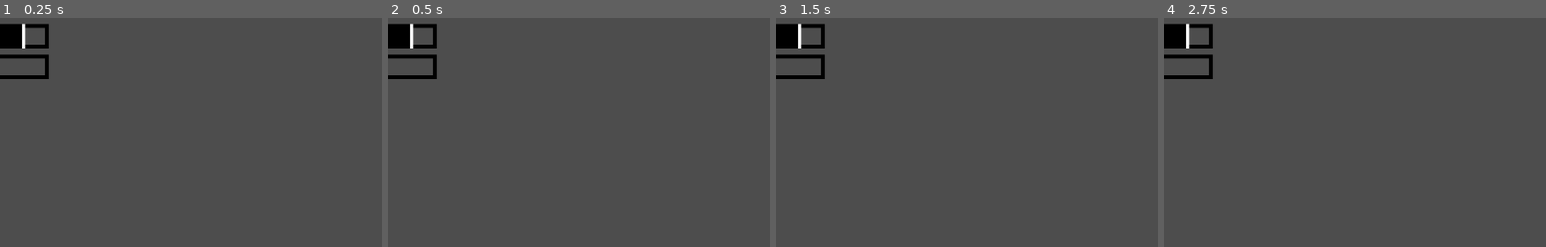
Above: before the commit, frames 1-4 (left to right).
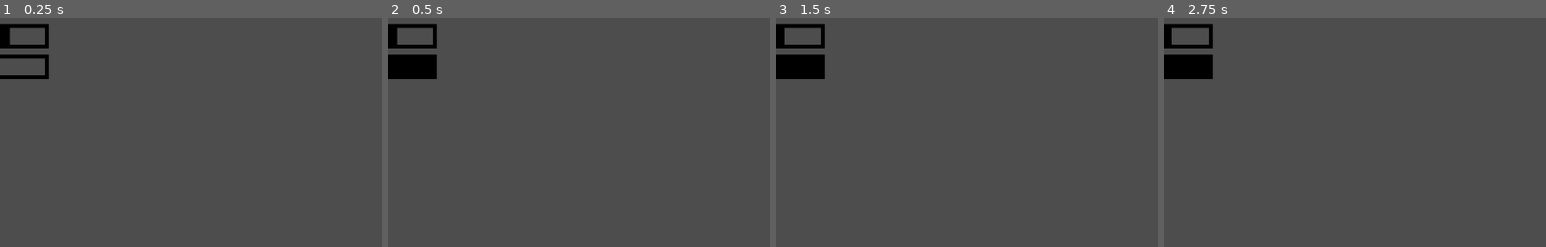
Above: after the commit, the same moments.

Repository: MelPeslier/Florist-King-Protected
Game: Godot game, scene res://flowers/sunflower/sunflower.tscn
Two runs of this game, one before a commit and one after it. Both use one fixed random seed, a clock stepped at 60 frames per second and the inputs below. This scene is started directly instead of the project's main scene.
Inputs (mouse positions are % of the whole screen's width and height, from its top left):
- Up to frame 1 (0.25 s): no input
- Up to frame 2 (0.5 s): no input
- Up to frame 3 (1.5 s): move the mouse to (72, 45) at 0.52 s; tap Enter at 1.25 s; move the mouse to (30, 55) at 1.27 s
- Up to frame 4 (2.75 s): tap Space at 2 s; move the mouse to (60, 28) at 2.02 s
The pictures show only the part of the screen within x 0-50%, y 0-50%; the shares and areas given below are measured in that part.

The runs differ from the first frame. In frame 1, 0.4% of the frame differs, in the area x 2-7%, y 2-14%; in frame 2, 1.3%; in frame 3, 1.3%; in frame 4, 1.3%, in the area x 0-12%, y 2-25%.

Commit message:
venus flytrap, arsonist, sunflower, keith mostly done, + death system started, + looking around the table OK (NOT TESTED)

Diff:
--- /dev/null
+++ b/autoloads/events.gd
@@ -0,0 +1 @@
+extends Node
--- a/commons/gauge/happiness_gauge.gd
+++ b/commons/gauge/happiness_gauge.gd
@@ -13,3 +13,8 @@
 
 func _process(delta):
 	tex.value = flower.happiness
+
+func update_gauge() -> void:
+	tex.min_value = flower.min_happiness
+	tex.max_value = flower.max_happiness
+	tex.value = flower.happiness
--- /dev/null
+++ b/flowers/arsonist/arsonist.gd
@@ -0,0 +1,67 @@
+extends SharedWaterSystem
+
+signal burn_shop
+
+var fire_start_threshold :float = 30
+var fire_burn_nearby_flower_threshold :float = 10
+var fire_coef :float = 1
+
+var normal_plus :float = 3
+var burn_self_plus :float = 2.25
+var burn_flowers_plus :float = 1.5
+
+func _ready() -> void:
+	# Water
+	water = 40
+	min_perfect_water = 65
+	max_perfect_water = 90
+	water_decrease_speed = 5
+	water_increase_speed = normal_plus
+
+	# Flower
+	sprite = $Sprite2D
+	happiness = 1.5
+	min_happiness = 0.5
+	max_happiness = 1.5
+	happiness_decrease_speed = 5
+	happiness_increase_speed = 7
+	sell_price = 95
+
+	if get_parent():
+		var neighbors = get_parent().get_parent().check(get_parent().name)
+
+		for neighbour in neighbors:
+			if neighbour == "Arsonist":
+				fire_coef += 1
+
+func not_drinking(delta) -> void:
+	super(delta)
+	if water > fire_start_threshold:
+		burning("false")
+	else:
+		burning("self")
+
+		if water < fire_burn_nearby_flower_threshold:
+			burning("flowers")
+
+			if water <= min_water:
+				burning("shop")
+
+func water_update(delta) -> void:
+	water = max(water - water_decrease_speed * fire_coef * delta, min_water)
+
+func burning(val :String) -> void:
+	match val:
+		"false":
+			water_increase_speed = normal_plus / fire_coef
+
+		"self":
+			water_increase_speed = burn_self_plus  / fire_coef
+
+		"flowers":
+			water_increase_speed = burn_flowers_plus / fire_coef
+			if get_parent():
+				get_parent().get_parent().burn_around(get_parent().name)
+
+		"shop":
+			emit_signal("burn_shop")
--- /dev/null
+++ b/flowers/arsonist/arsonist.tscn
@@ -0,0 +1,18 @@
+[gd_scene load_steps=5 format=3 uid="uid://cukdwc12d48so"]
+
+[ext_resource type="Script" path="res://flowers/arsonist/arsonist.gd" id="1_kgwtp"]
+[ext_resource type="Texture2D" uid="uid://7feue2huqhy6" path="res://flowers/arsonist/sprite/arsonist_tmp.png" id="2_gwpet"]
+[ext_resource type="PackedScene" uid="uid://br80202nxcfcv" path="res://commons/gauge/water_gauge.tscn" id="3_rxim0"]
+[ext_resource type="PackedScene" uid="uid://7tikciratgn8" path="res://commons/gauge/happiness_gauge.tscn" id="4_ykg5g"]
+
+[node name="Arsonist" type="Node2D"]
+script = ExtResource("1_kgwtp")
+
+[node name="Sprite2D" type="Sprite2D" parent="."]
+position = Vector2(8, -104)
+texture = ExtResource("2_gwpet")
+
+[node name="WaterGauge" parent="." instance=ExtResource("3_rxim0")]
+
+[node name="HappinessGauge" parent="." instance=ExtResource("4_ykg5g")]
+position = Vector2(0, 40)
--- a/flowers/flower.gd
+++ b/flowers/flower.gd
@@ -2,20 +2,34 @@
 extends Node2D
 
 #Sprite
-@export var sprite: Sprite2D
+var sprite: Sprite2D
 
 # Happiness
-@export var happiness :float = 1.0
-@export var min_happiness :float = 0.5
-@export var max_happiness :float = 1.5
-
+var happiness :float = 1.0
+var min_happiness :float = 0.5
+var max_happiness :float = 1.5
+var happiness_decrease_speed :float = 1.0
+var happiness_increase_speed :float = 2.0
 
 # Price
 var sell_price :float
 
-func _sell_flower() -> float:
+func sell_flower() -> float:
 	return sell_price * happiness
 
-func _die_flower() -> void:
-	var tween = get_tree().create_tween()
-	tween.tween_property(sprite, "modulate:a", 0.0, 1.0)
+func die_flower(how :String) -> void:
+	match how:
+		"burn":
+			var tween = get_tree().create_tween()
+
+		"water":
+			var tween = get_tree().create_tween()
+			tween.tween_property(sprite, "modulate:a", 0.0, 1.0)
+
+		"eat":
+			var tween = get_tree().create_tween()
+
+func act_around(potName: String, action: String) -> void:
+	for pot in get_children():
+		if pot.name != potName and pot.get_child_count() == 1:
+			pot.get_child(0).die_flower(action)
--- a/flowers/keith/keith.gd
+++ b/flowers/keith/keith.gd
@@ -1,11 +1,54 @@
 extends SharedWaterSystem
 
+@export var keith_neighbour_coef :float = 2.5
+@export var alone_coef :float = 1.75
 
-# Called when the node enters the scene tree for the first time.
-func _ready():
-	pass # Replace with function body.
+@export var other_neighbour_coef :float = 1.5
 
+var neighbors :Array
 
-# Called every frame. 'delta' is the elapsed time since the previous frame.
-func _process(delta):
-	pass
+func _ready() -> void:
+	# Water
+	water = 50
+	min_perfect_water = 30
+	max_perfect_water = 50
+	water_decrease_speed = 2
+	water_increase_speed = 4
+
+	# Flower
+	sprite = $Sprite2D
+	happiness = 1.5
+	min_happiness = 0
+	max_happiness = 1.5
+	happiness_decrease_speed = 5
+	happiness_increase_speed = 7
+	sell_price = 40
+
+	if get_parent():
+		neighbors = get_parent().get_parent().check(get_parent().name)
+		if neighbors.is_empty():
+			happiness_decrease_speed += alone_coef
+
+		for neighbour in neighbors:
+			if neighbour == "Keith":
+				happiness_decrease_speed += keith_neighbour_coef
+				happiness_increase_speed -= keith_neighbour_coef
+			else:
+				happiness_decrease_speed -= other_neighbour_coef
+				happiness_increase_speed += other_neighbour_coef
+
+func not_drinking(delta) -> void:
+	# To use the previous code and the one we writte here
+	super(delta)
+
+	if water > max_perfect_water :
+		happiness = max(min_happiness, happiness - happiness_decrease_speed / 2 * delta)
+	elif water < min_perfect_water :
+		happiness = max(min_happiness, happiness - happiness_decrease_speed / 5 * delta)
+
+func die_flower(how :String) -> void:
+	super(how)
+
+	match how:
+		"suicide":
+			var tween = create_tween()
--- a/flowers/shared_water_system.gd
+++ b/flowers/shared_water_system.gd
@@ -2,29 +2,51 @@
 extends Flower
 
 # Water
-@export var water :float
+var is_drinking :bool = false
+
+var water :float
 
 const min_water :float = 0.0
 const max_water :float = 100.0
 
-@export var min_perfect_water :float
-@export var max_perfect_water :float
+var min_perfect_water :float
+var max_perfect_water :float
 
 # 1.0 is a normal state
-@export var water_decrease_speed :float = 1.0
-@export var water_increase_speed :float = 1.0
+var water_decrease_speed :float = 1.0
+var water_increase_speed :float = 4.0
 
 # Called when the node enters the scene tree for the first time.
-func _ready():
+func _ready() -> void:
 	pass
 
 # For animation
-func _process(delta):
+func _process(delta) -> void:
 	pass
 
 # For systems
-func _physics_process(delta):
-	water -= water_decrease_speed * delta
+func _physics_process(delta) -> void:
+	if is_drinking:
+		drinking(delta)
+	else:
+		not_drinking(delta)
 
-	if water <= min_water or water >= max_water:
-		_die_flower()
+
+func not_drinking(delta) -> void:
+
+	if water >= max_water:
+		die_flower("water")
+
+	if water <= min_water :
+		happiness = max(happiness - happiness_decrease_speed * delta, min_happiness)
+
+	if water >= min_perfect_water and water <= max_perfect_water:
+		happiness = min(happiness + happiness_increase_speed * delta, max_happiness)
+
+	water_update(delta)
+
+func water_update(delta) -> void:
+	water = max(water - water_decrease_speed * delta, min_water)
+
+func drinking(delta) -> void:
+	pass
--- a/flowers/sunflower/sunflower.gd
+++ b/flowers/sunflower/sunflower.gd
@@ -1 +1,18 @@
 extends SharedWaterSystem
+
+func _ready() -> void:
+	# Water
+	water = 60
+	min_perfect_water = 25
+	max_perfect_water = 75
+	water_decrease_speed = 0.75
+	water_increase_speed = 10
+
+	# Flower
+	sprite = $Sprite2D
+	happiness = 0.5
+	min_happiness = 0.5
+	max_happiness = 1.5
+	happiness_decrease_speed = 1
+	happiness_increase_speed = 2
+	sell_price = 8
--- a/flowers/sunflower/sunflower.tscn
+++ b/flowers/sunflower/sunflower.tscn
@@ -5,14 +5,8 @@
 [ext_resource type="PackedScene" uid="uid://br80202nxcfcv" path="res://commons/gauge/water_gauge.tscn" id="3_tdb8n"]
 [ext_resource type="PackedScene" uid="uid://7tikciratgn8" path="res://commons/gauge/happiness_gauge.tscn" id="4_oiagj"]
 
-[node name="Sunflower" type="Node2D" node_paths=PackedStringArray("sprite")]
+[node name="Sunflower" type="Node2D"]
 script = ExtResource("1_naqm4")
-water = 75.0
-min_perfect_water = 25.0
-max_perfect_water = 75.0
-water_decrease_speed = 0.5
-water_increase_speed = 2.0
-sprite = NodePath("Sprite2D")
 
 [node name="Sprite2D" type="Sprite2D" parent="."]
 position = Vector2(0, -48)
--- /dev/null
+++ b/flowers/venus_flytrap/venus_flytrap.gd
@@ -0,0 +1,43 @@
+extends SharedWaterSystem
+
+var is_trying_to_eat = false
+
+func _ready() -> void:
+	# Water
+	water = 70
+	min_perfect_water = 65
+	max_perfect_water = 90
+	water_decrease_speed = 3
+	water_increase_speed = 11
+
+	# Flower
+	sprite = $Sprite2D
+	happiness = 1.1
+	min_happiness = 0.5
+	max_happiness = 1.5
+	happiness_decrease_speed = 5
+	happiness_increase_speed = 7
+	sell_price = 18
+
+	if get_parent():
+		var neighbors = get_parent().get_parent().check(get_parent().name)
+
+		for neighbour in neighbors:
+			if neighbour == "VenusFlytrap":
+				happiness_increase_speed = 0
+				min_happiness = 0.25
+				happiness = 0.25
+				$HappinessGauge.update_gauge()
+
+			else:
+				is_trying_to_eat = true
+
+func not_drinking(delta :float) -> void:
+	super(delta)
+
+	if happiness <= min_happiness:
+		# Animation to eat
+		act_around(get_parent().name, "eat")
+		max_happiness = 3.5
+		happiness = 3.5
+		$HappinessGauge.update_gauge()
--- /dev/null
+++ b/flowers/venus_flytrap/venus_flytrap.tscn
@@ -0,0 +1,19 @@
+[gd_scene load_steps=5 format=3 uid="uid://dqggqt05eu6f7"]
+
+[ext_resource type="Script" path="res://flowers/venus_flytrap/venus_flytrap.gd" id="1_6kql5"]
+[ext_resource type="Texture2D" uid="uid://bq02q25cedibw" path="res://flowers/venus_flytrap/sprite/venus_flytrap_tmp.png" id="1_bp7c8"]
+[ext_resource type="PackedScene" uid="uid://br80202nxcfcv" path="res://commons/gauge/water_gauge.tscn" id="2_e2q2v"]
+[ext_resource type="PackedScene" uid="uid://7tikciratgn8" path="res://commons/gauge/happiness_gauge.tscn" id="3_ajsgf"]
+
+[node name="VenusFlytrap" type="Node2D"]
+script = ExtResource("1_6kql5")
+
+[node name="Sprite2D" type="Sprite2D" parent="."]
+position = Vector2(0, -88)
+scale = Vector2(0.35, 0.35)
+texture = ExtResource("1_bp7c8")
+
+[node name="WaterGauge" parent="." instance=ExtResource("2_e2q2v")]
+
+[node name="HappinessGauge" parent="." instance=ExtResource("3_ajsgf")]
+position = Vector2(0, 40)
